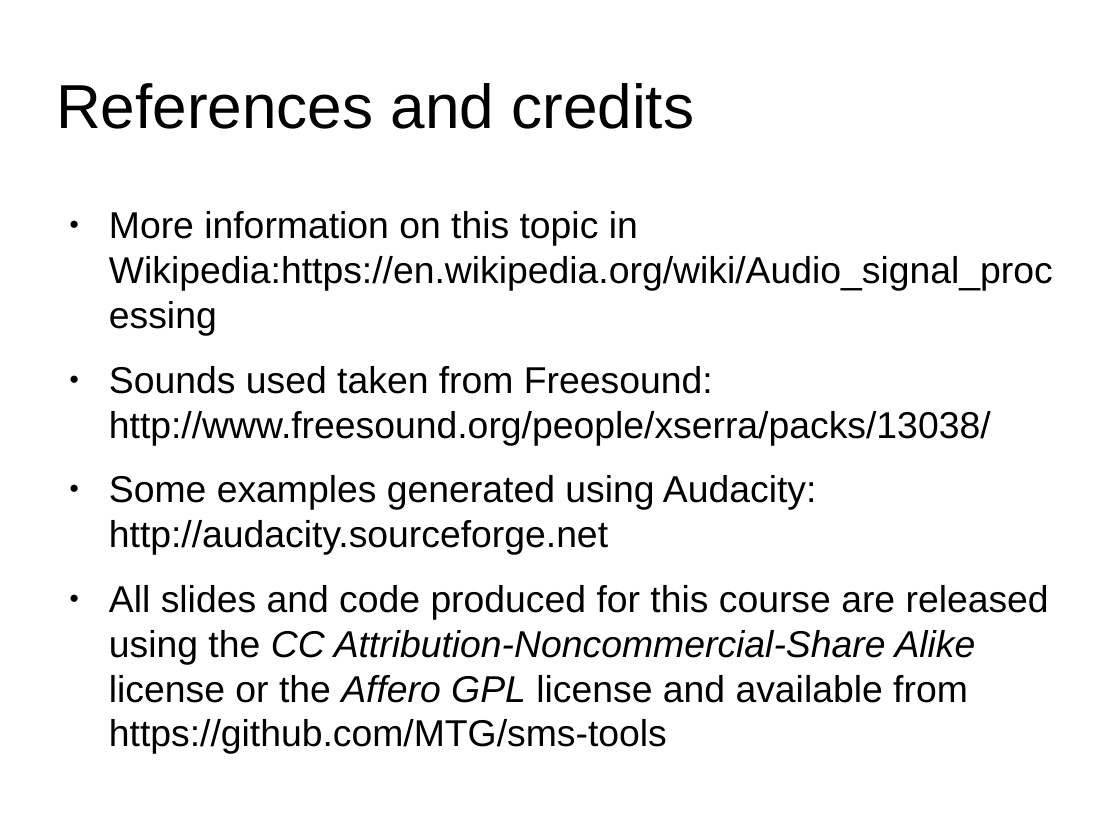
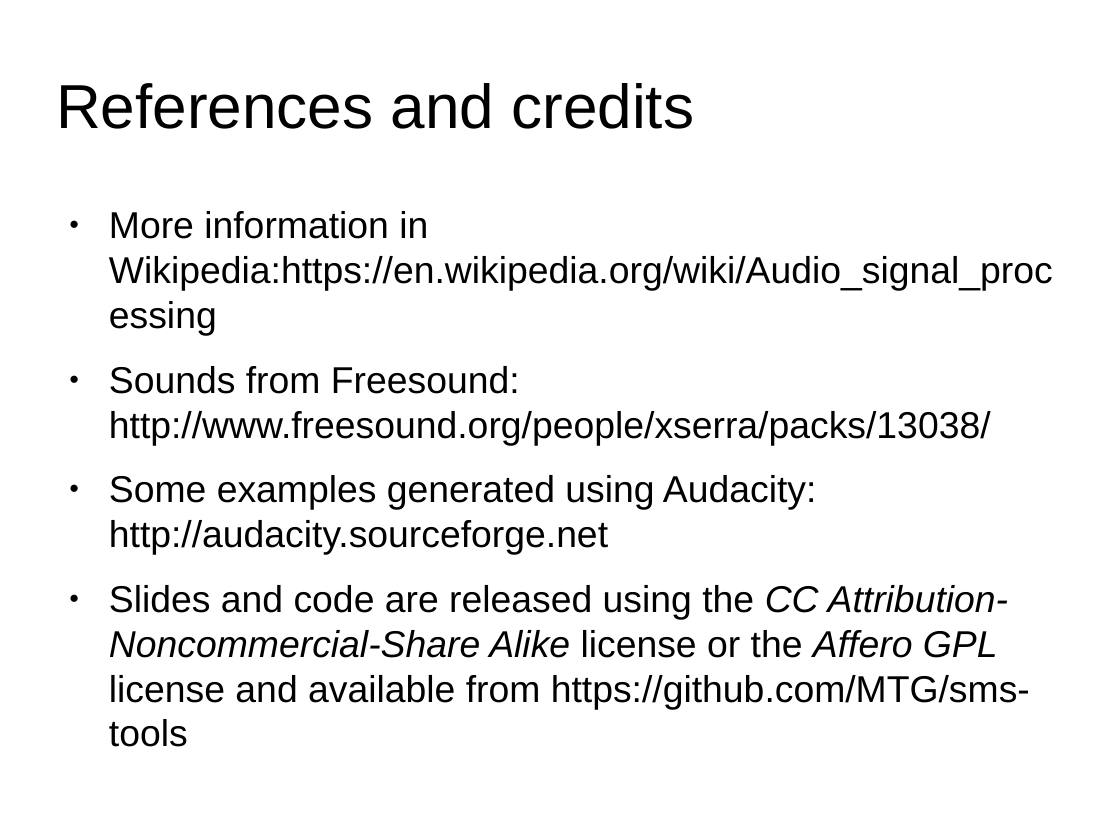
Before and after one commit to MTG/sms-tools, a slide deck: slide 10 of lectures/1-Introduction/Intro-to-DSP.odp (slide 12 before the commit). Drawn at 1120x840 pixels with LibreOffice and Linux fonts; fonts in the diff are those of the drawing. Boxes give left, top, right and bottom in pixels: in the first picture for what was removed or moved away, otherwise in the second. Text is boxed around its words. In the diff, an @@ line names an element or a change of style, - is before the commit and + after.

Commit message:
changes to lectures

```diff
--- a/lectures/1-Introduction/Intro-to-DSP.odp
+++ b/lectures/1-Introduction/Intro-to-DSP.odp
@@ text at [109, 211, 1053, 445]: text changed @@
-● More information on this topic in Wikipedia:https://en.wikipedia.org/wiki/Audio_signal_processing
-● Sounds used taken from Freesound: http://www.freesound.org/people/xserra/packs/13038/
+● More information in Wikipedia:https://en.wikipedia.org/wiki/Audio_signal_processing
+● Sounds from Freesound: http://www.freesound.org/people/xserra/packs/13038/
@@ text at [109, 585, 1030, 709]: text changed @@
-● All slides and code produced for this course are released using the CC Attribution-Noncommercial-Share Alike license or the Affero GPL license and available from https://github.com/MTG/sms-tools
+● Slides and code are released using the CC Attribution-Noncommercial-Share Alike license or the Affero GPL license and available from https://github.com/MTG/sms-tools
```
Also in this commit, not shown: 7 other slides changed, 2 slides removed, 20 other files.
